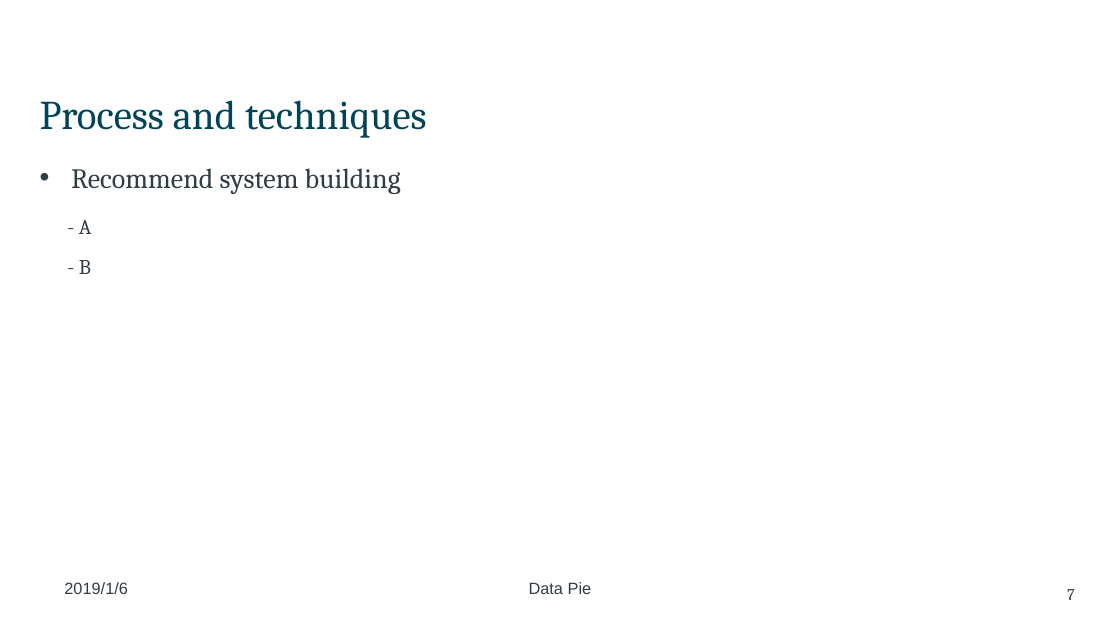
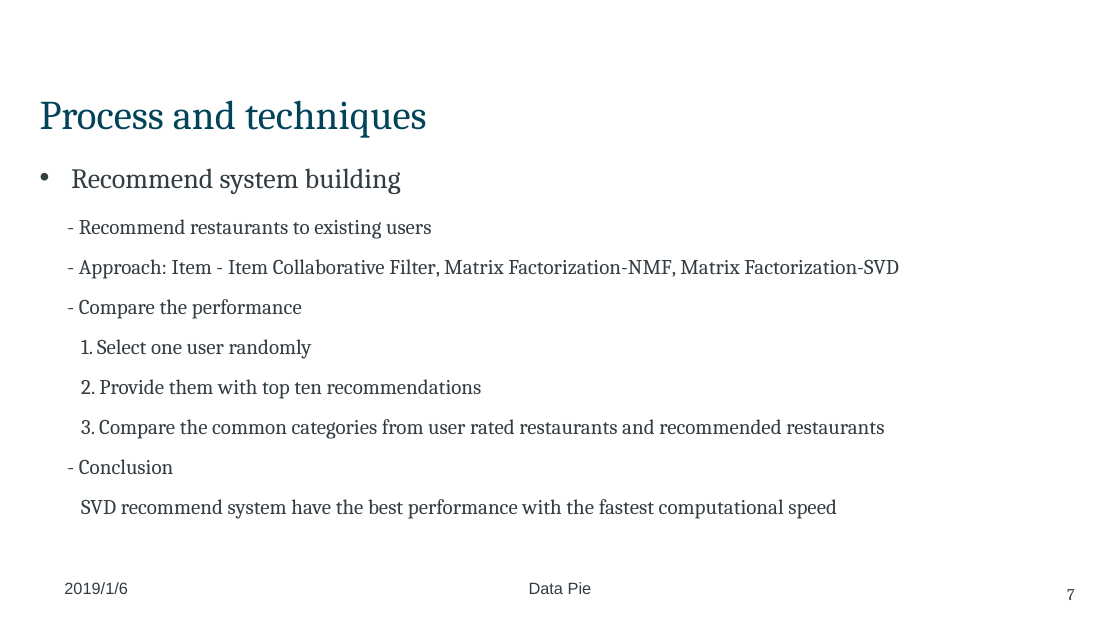
Before and after one commit to DataPieeeee/restaurant-recomendation-system, a slide deck: slide 7 of Group Project.pptx. Drawn at 1120x630 pixels with LibreOffice and Linux fonts; fonts in the diff are those of the drawing; background and template pictures are left out. Boxes give left, top, right and bottom in pixels: in the first picture for what was removed or moved away, otherwise in the second. Text is boxed around its words. In the diff, an @@ line names an element or a change of style, - is before the commit and + after.

```diff
--- a/Group Project.pptx
+++ b/Group Project.pptx
@@ text at (x1=79, y1=219, x2=899, y2=519): text changed @@
-- A
-- B
+- Recommend restaurants to existing users
+- Approach: Item - Item Collaborative Filter, Matrix Factorization-NMF, Matrix Factorization-SVD
+- Compare the performance
+1. Select one user randomly
+2. Provide them with top ten recommendations
+3. Compare the common categories from user rated restaurants and recommended restaurants
+- Conclusion
+SVD recommend system have the best performance with the fastest computational speed
```
Also in this commit, not shown: 1 other slide changed, 4 other files.
